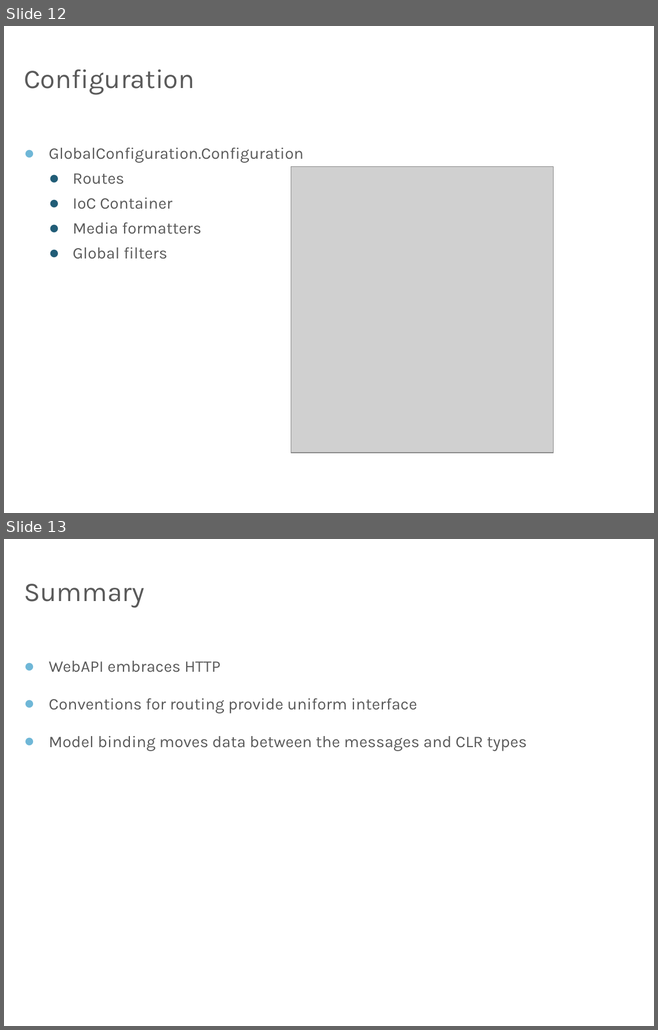
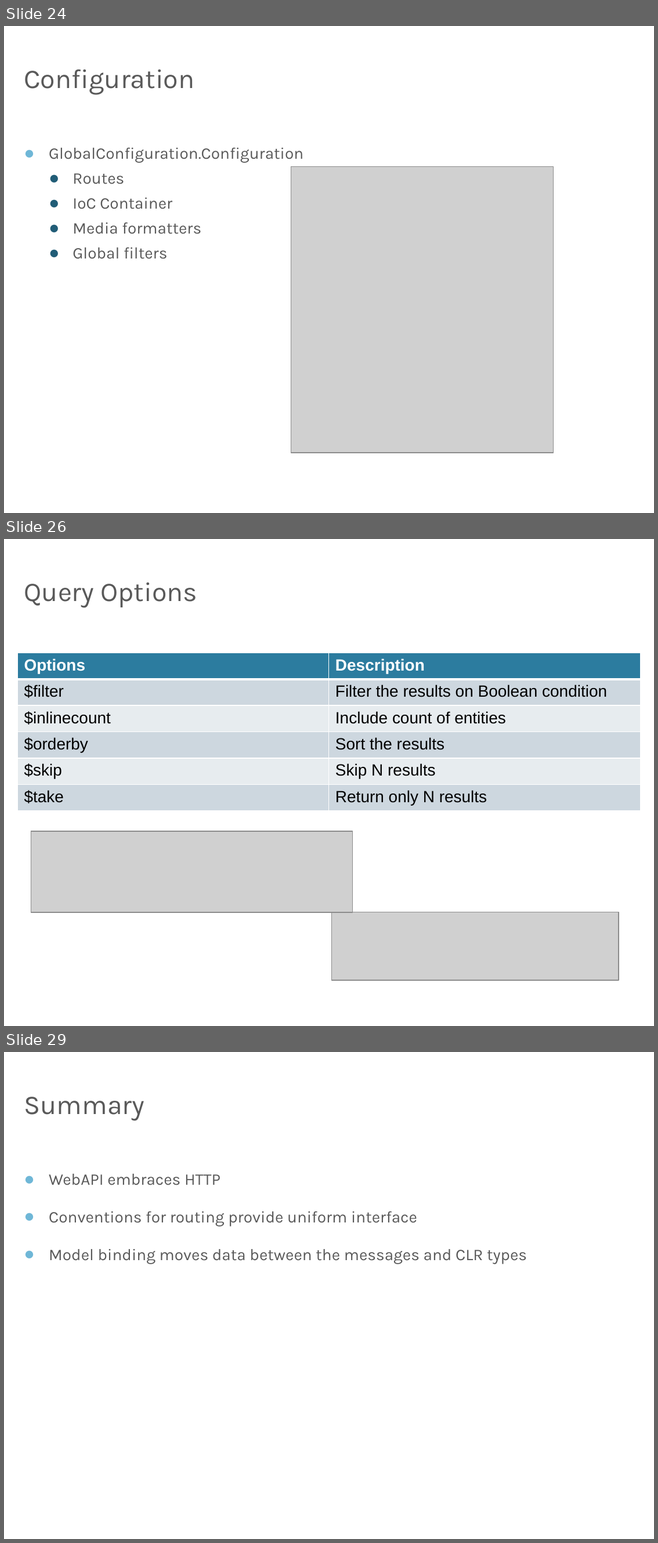
Before and after one commit to OdeToCode/classes, a slide deck: mvc/slides/w2_WebAPI_Core.pptx. Shown one above the other, each under a label of ours: slides 12 and 13 before the commit, slides 24, 26 and 29 after it; the slides between them are not shown. The pictures are 658x1030 and 658x1543 pixels, drawn with LibreOffice and Linux fonts; fonts in the diff are those of the drawing; grey boxes stand for pictures; background and template pictures are left out. Boxes give left, top, right and bottom in pixels: in the first picture for what was removed or moved away, otherwise in the second. Text is boxed around its words. In the diff, an @@ line names an element or a change of style, - is before the commit and + after.

```diff
--- a/mvc/slides/w2_WebAPI_Core.pptx
+++ b/mvc/slides/w2_WebAPI_Core.pptx
@@ slide 26 added at (4, 539, 654, 1026), background picture (left out) @@
@@ title added at (24, 583, 198, 607), 30 pt, text #595959 @@
+Query Options
@@ table added at (18, 653, 640, 810), 6 rows, 2 columns @@
+Options | Description
+$filter | Filter the results on Boolean condition
+$inlinecount | Include count of entities
+$orderby | Sort the results
+$skip | Skip N results
+$take | Return only N results
@@ picture added at (31, 831, 353, 913) @@
@@ picture added at (331, 913, 619, 981) @@
@@ what was slide 12 is now slide 24 @@
@@ what was slide 13 is now slide 29 @@
```
Also in this commit, not shown: 1 slide changed, 15 other slides added, 1 other file.
